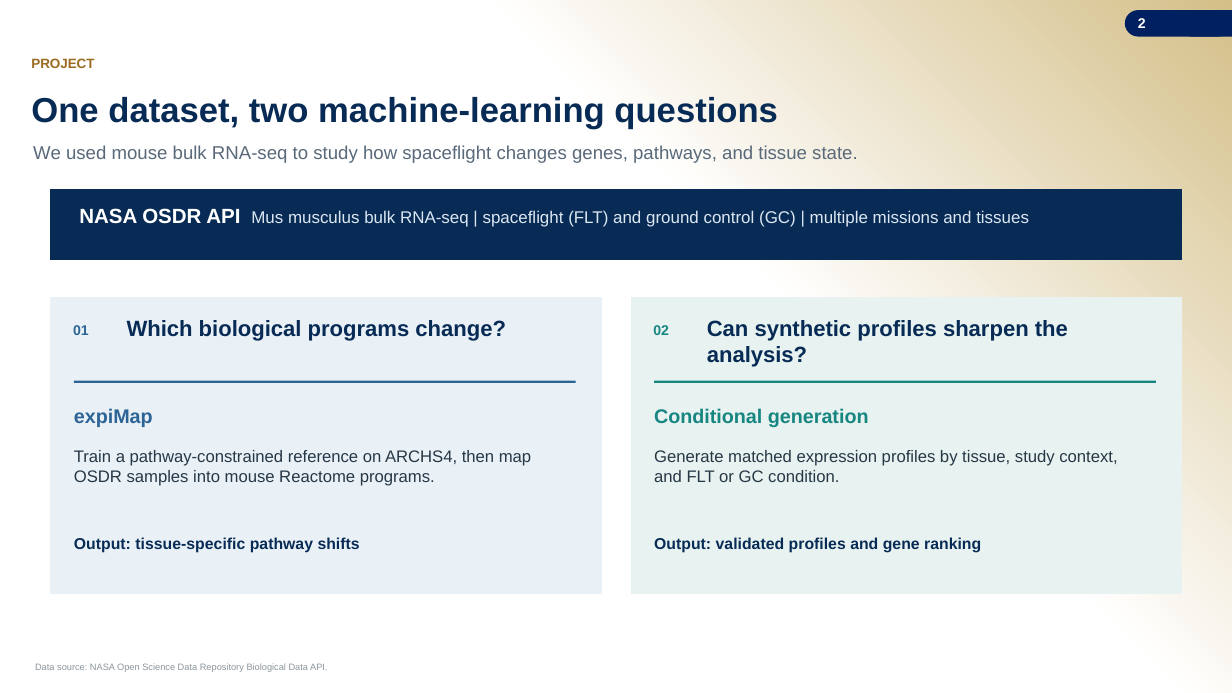
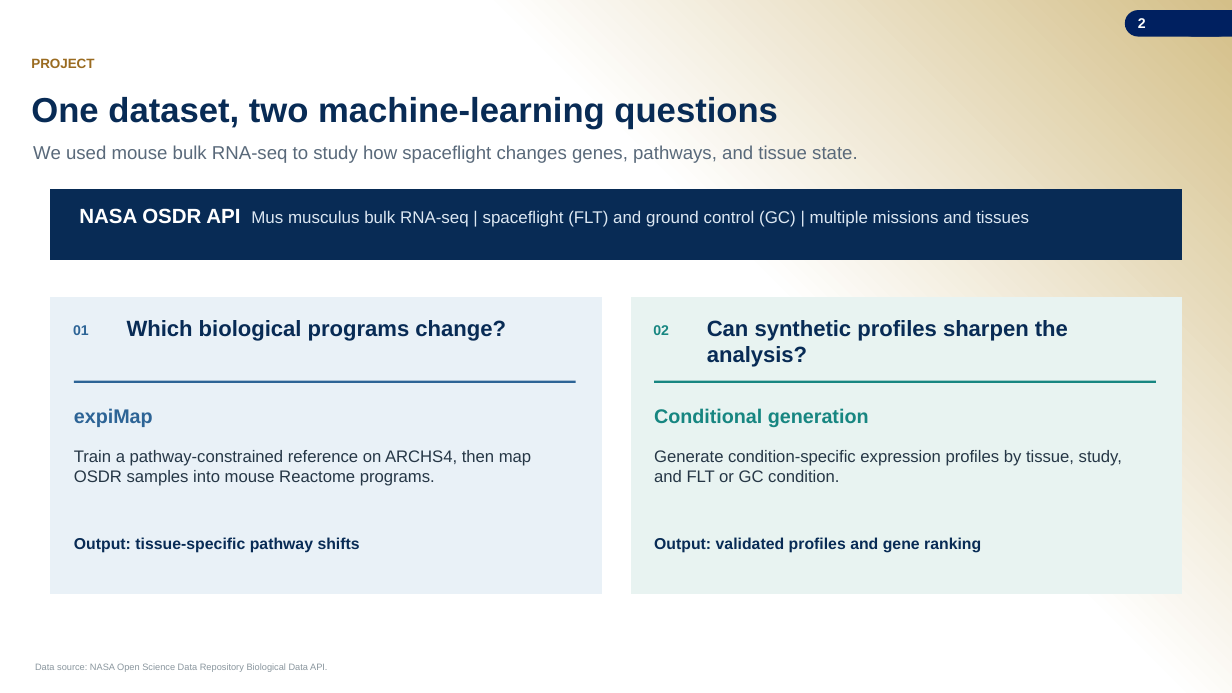
Before and after one commit to jasont314/nasa-mouse, a slide deck: slide 2 of presentation/SLSTP_2026_Generative_Transcriptomics.pptx. Drawn at 1232x693 pixels with LibreOffice and Linux fonts; fonts in the diff are those of the drawing; background and template pictures are left out. Boxes give left, top, right and bottom in pixels: in the first picture for what was removed or moved away, otherwise in the second. Text is boxed around its words. In the diff, an @@ line names an element or a change of style, - is before the commit and + after.

```diff
--- a/presentation/SLSTP_2026_Generative_Transcriptomics.pptx
+++ b/presentation/SLSTP_2026_Generative_Transcriptomics.pptx
@@ text at <box>654,450,1122,482</box>: text changed @@
-Generate matched expression profiles by tissue, study context, and FLT or GC condition.
+Generate condition-specific expression profiles by tissue, study, and FLT or GC condition.
```
Also in this commit, not shown: 22 other slides changed, 3 other files.
